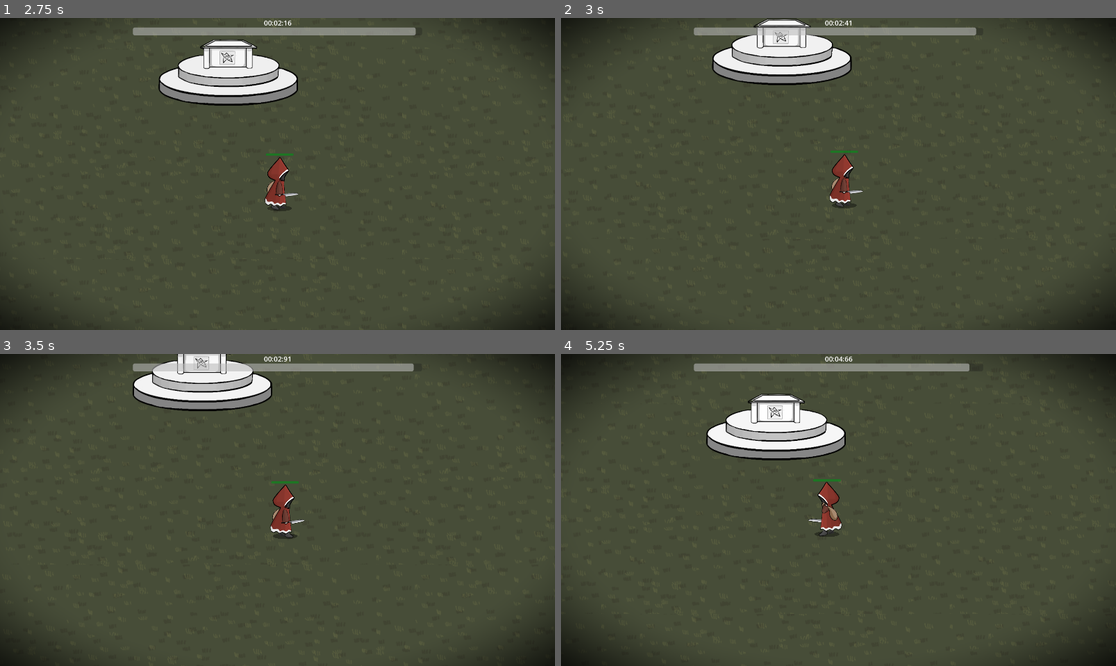
Above: before the commit, frames 1-4 (two rows, left to right).
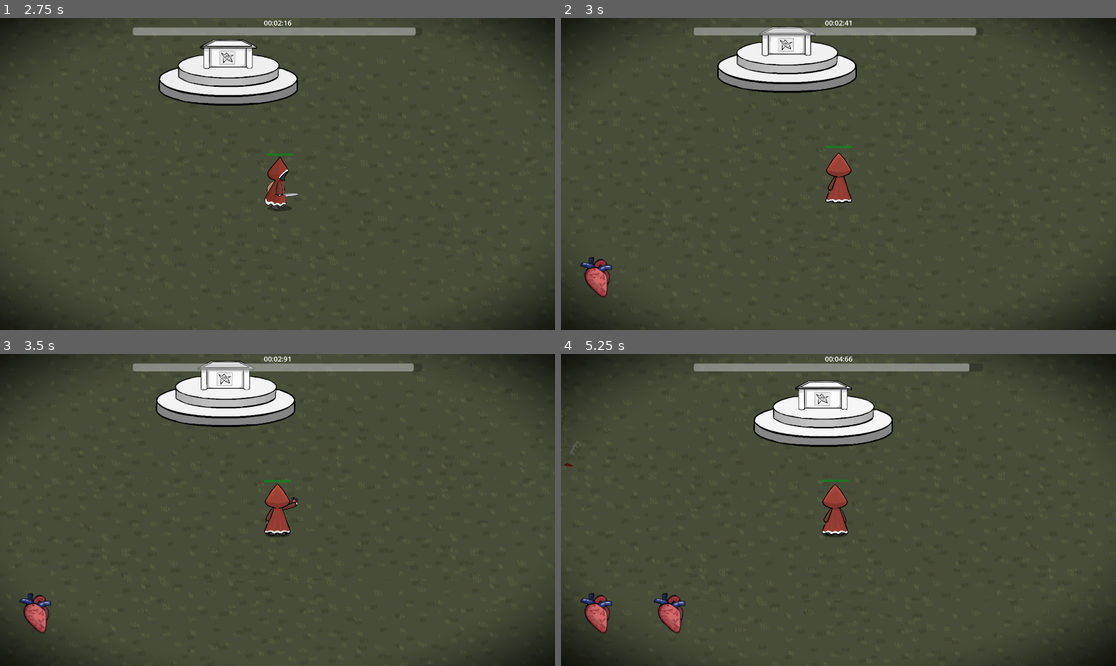
Above: after the commit, the same moments.

Repository: ldg030917/IstTechGameJam2025
Game: Godot game, scene res://scene/Lobby.tscn
The game is run twice, just before and just after one commit, with the same random seed, the same clock (stepped at 60 frames per second) and the same inputs. The engine's default icon, where the game draws it, is replaced by a stand-in: a white triangle on a blue panel in a dark square.
Inputs:
- Up to frame 1 (2.75 s): click "START" at 0.5 s; hold Right (right) 1.28-2.03 s; tap Space (attack) at 1.35, 2.1 s; hold Down (down) from 2.03 s (still down)
- Up to frame 2 (3 s): release Down (down) at 2.78 s; hold Right (right) from 2.78 s (still down); hold E (devote) from 2.78 s (still down)
- Up to frame 3 (3.5 s): keep holding Right (right); keep holding E (devote); tap Space (attack) at 3.05 s
- Up to frame 4 (5.25 s): release Right (right) at 3.53 s; release E (devote) at 3.53 s; hold Up (up) 3.53-4.28 s; tap Space (attack) at 3.6, 4.35 s; hold Left (left) from 4.28 s (still down); tap E (devote) at 5.1 s

Frame 1 is identical in both runs. In frame 2, 4.5% of the frame differs, in the area x 3-97%, y 0-90%; in frame 3, 5.3%; in frame 4, 6.8%, in the area x 0-93%, y 5-90%.

Commit message:
FEAT:Despawn

Diff:
--- a/scene/Main.tscn
+++ b/scene/Main.tscn
@@ -42,9 +42,6 @@
 player = NodePath("../player")
 
 [node name="CameraEffect" parent="." instance=ExtResource("9_pnqar")]
-min_radius = 0.1
-max_radius = 1.0
-change_step = 0.1
 
 [node name="Control" parent="." node_paths=PackedStringArray("player") instance=ExtResource("8_eik88")]
 player = NodePath("../player")
--- a/script/MobSpawner.gd
+++ b/script/MobSpawner.gd
@@ -16,6 +16,7 @@
 # --- 내부 변수 ---
 @onready var spawn_timer = $Timer
 @export var player: Player
+var current_mobs: Array[Sacrifice]
 var current_mob_count := 0
 
 func _ready() -> void:
@@ -35,6 +36,8 @@
 			# 3. 검사를 통과하면 몹을 스폰하고 반복 종료
 			spawn_mob(spawn_position)
 			break # 이번 틱에서는 한 마리만 스폰
+
+	despawn_mob()
 
 # 1. 랜덤 스폰 위치 후보 생성
 func get_random_spawn_position() -> Vector2:
@@ -69,6 +72,15 @@
 	new_mob.tree_exiting.connect(on_mob_died)
 
 	new_mob.global_position = position
+	new_mob.player = player
 	get_parent().add_child(new_mob)
 	current_mob_count += 1
+	current_mobs.append(new_mob)
 	#print("spawn")
+
+func despawn_mob():
+	for mob in current_mobs:
+		if player.position.distance_to(mob.position) > 2000:
+			print("despawn")
+			current_mobs.erase(mob)
+			mob.queue_free()
--- a/script/Sacrifice.gd
+++ b/script/Sacrifice.gd
@@ -41,8 +41,6 @@
 		$AttackArea/CollisionShape2D.disabled = true
 	Global.rage_mode_activated.connect(_on_rage_mode_activated)
 	Global.rage_mode_deactivated.connect(_on_rage_mode_deactivated)
-	if Global.is_rage():
-		rage()
 
 func _input(event: InputEvent) -> void:
 	if event.is_action_pressed("devote") and player != null and !is_heartpop:
@@ -161,7 +159,6 @@
 
 	#print("hurt")
 	if hp <= 0:
-		unrage()
 		state = State.DEAD
 		$SightArea/CollisionShape2D.disabled = true
 		$ChaseArea/CollisionShape2D.disabled = true
@@ -235,17 +232,12 @@
 		state = State.ATTACK
 
 func _on_rage_mode_activated():
-	rage()
-
-func _on_rage_mode_deactivated():
-	unrage()
-
-func rage():
+	print("gotit")
 	rage_effect.visible = true
 	speed *= 1.5
 	chase_speed *= 1.5
 
-func unrage():
+func _on_rage_mode_deactivated():
 	rage_effect.visible = false
 	speed *= 0.66
 	chase_speed *= 0.66
Not shown: 1 places in scene/Main.tscn that only renumber resources
